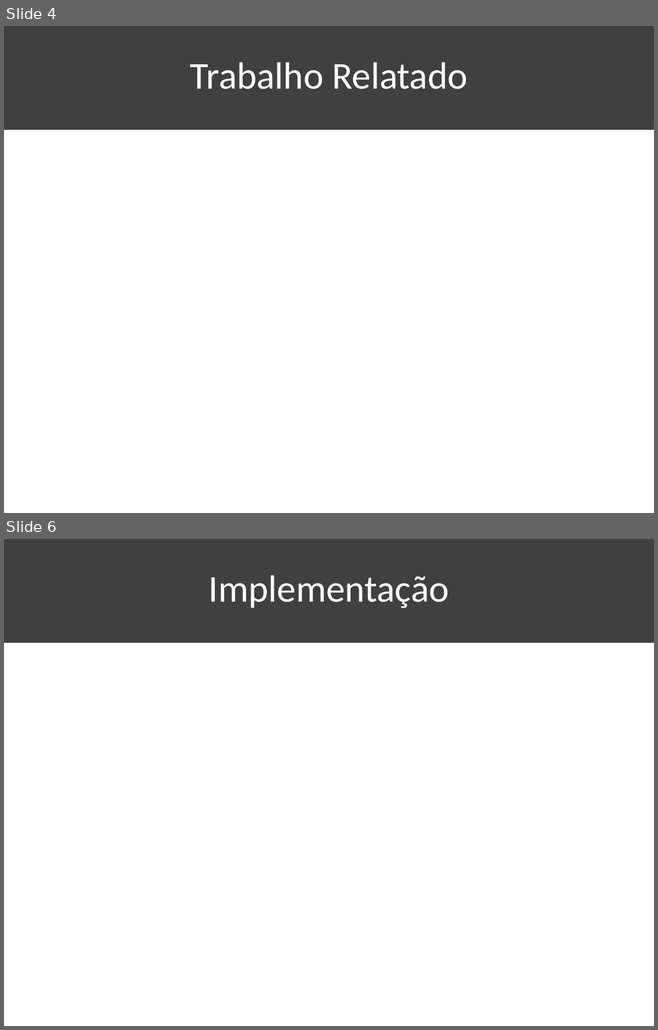
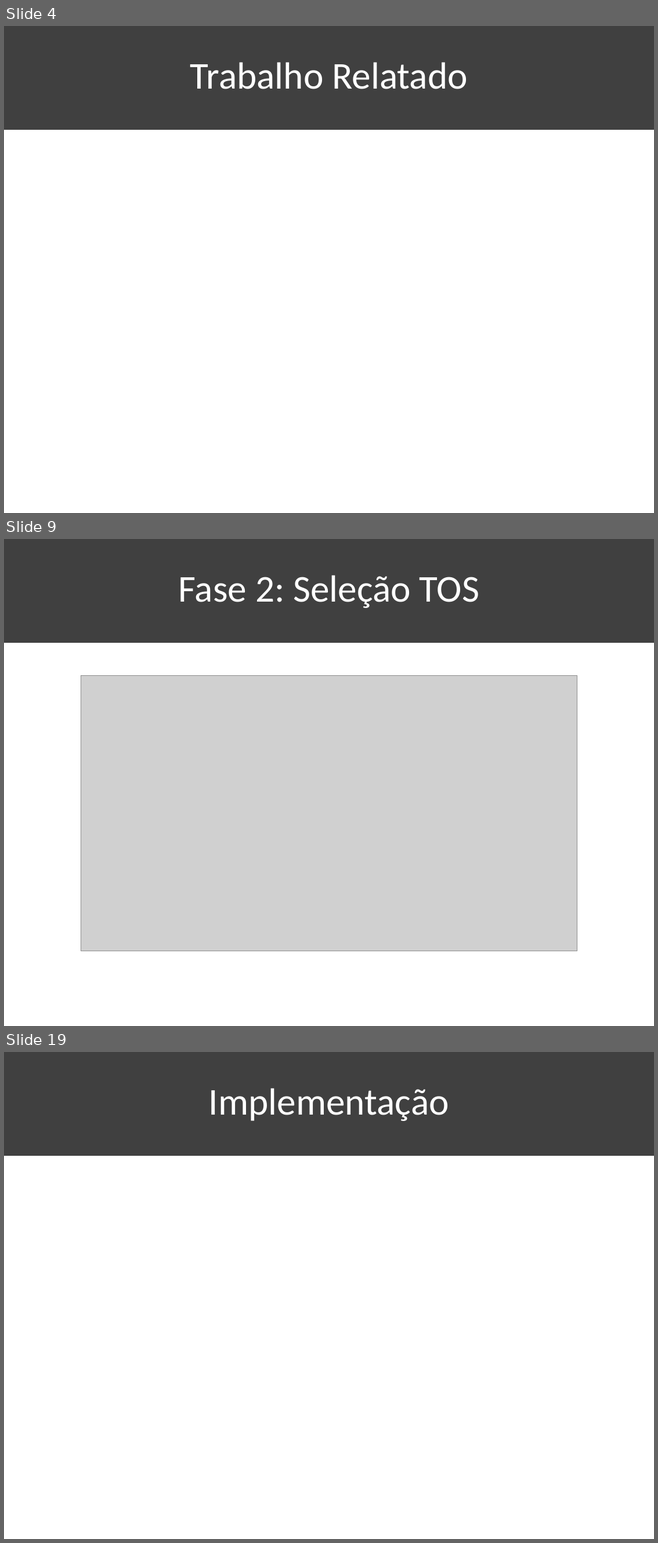
Before and after one commit to KaioAlex/DigitalSecurity, a slide deck: XGBOD-Seminar/XGBOD-Seminar.pptx. Shown one above the other, each under a label of ours: slides 4 and 6 before the commit, slides 4, 9 and 19 after it; the slides between them are not shown. The pictures are 658x1030 and 658x1543 pixels, drawn with LibreOffice and Linux fonts; fonts in the diff are those of the drawing; grey boxes stand for pictures. Boxes give left, top, right and bottom in pixels: in the first picture for what was removed or moved away, otherwise in the second. Text is boxed around its words. In the diff, an @@ line names an element or a change of style, - is before the commit and + after.

```diff
--- a/XGBOD-Seminar/XGBOD-Seminar.pptx
+++ b/XGBOD-Seminar/XGBOD-Seminar.pptx
@@ slide 9 added at (4, 539, 654, 1026), background #FFFFFF; not listed: 1 template element that a slide beside it also shows @@
@@ title added at (179, 575, 479, 608), 42 pt, text #FFFFFF @@
+Fase 2: Seleção TOS
@@ picture added at (81, 675, 577, 951) @@
@@ what was slide 6 is now slide 19 @@
```
Also in this commit, not shown: 2 slides changed, 13 other slides added, 1 slide removed, 20 other files.
